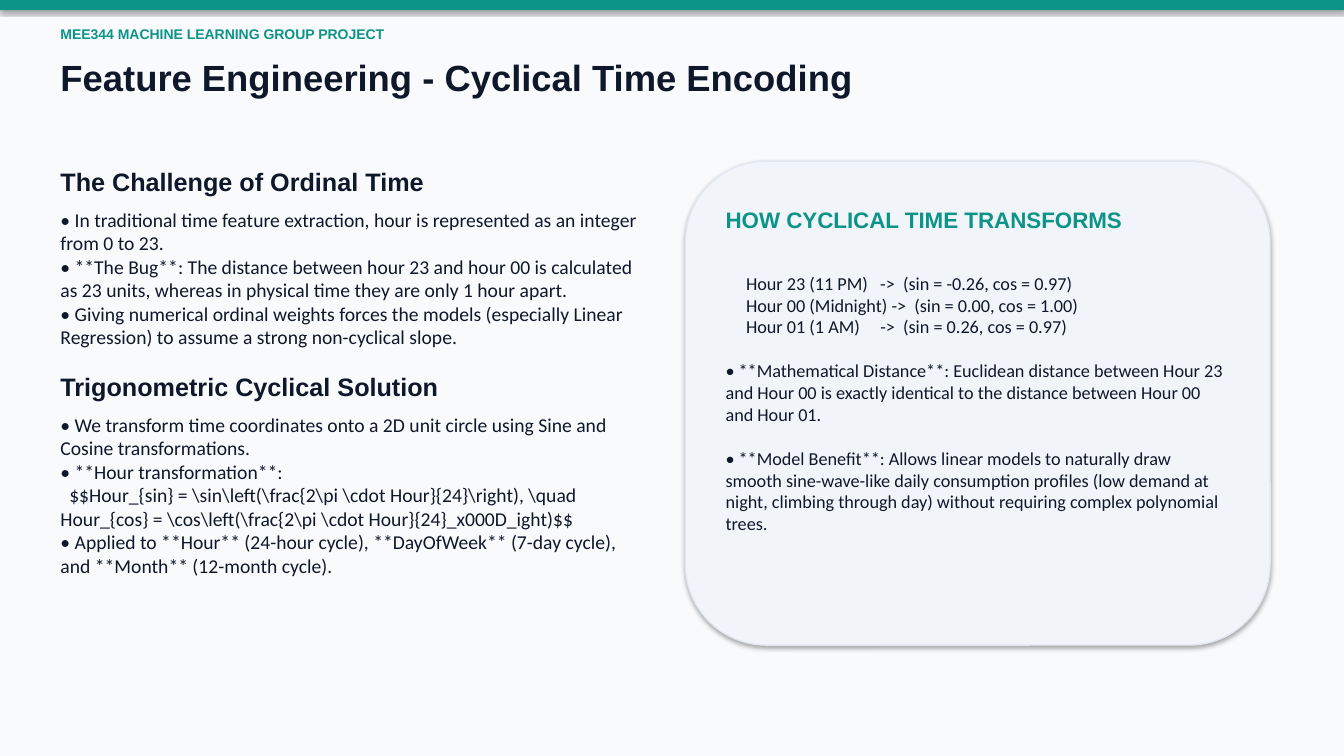
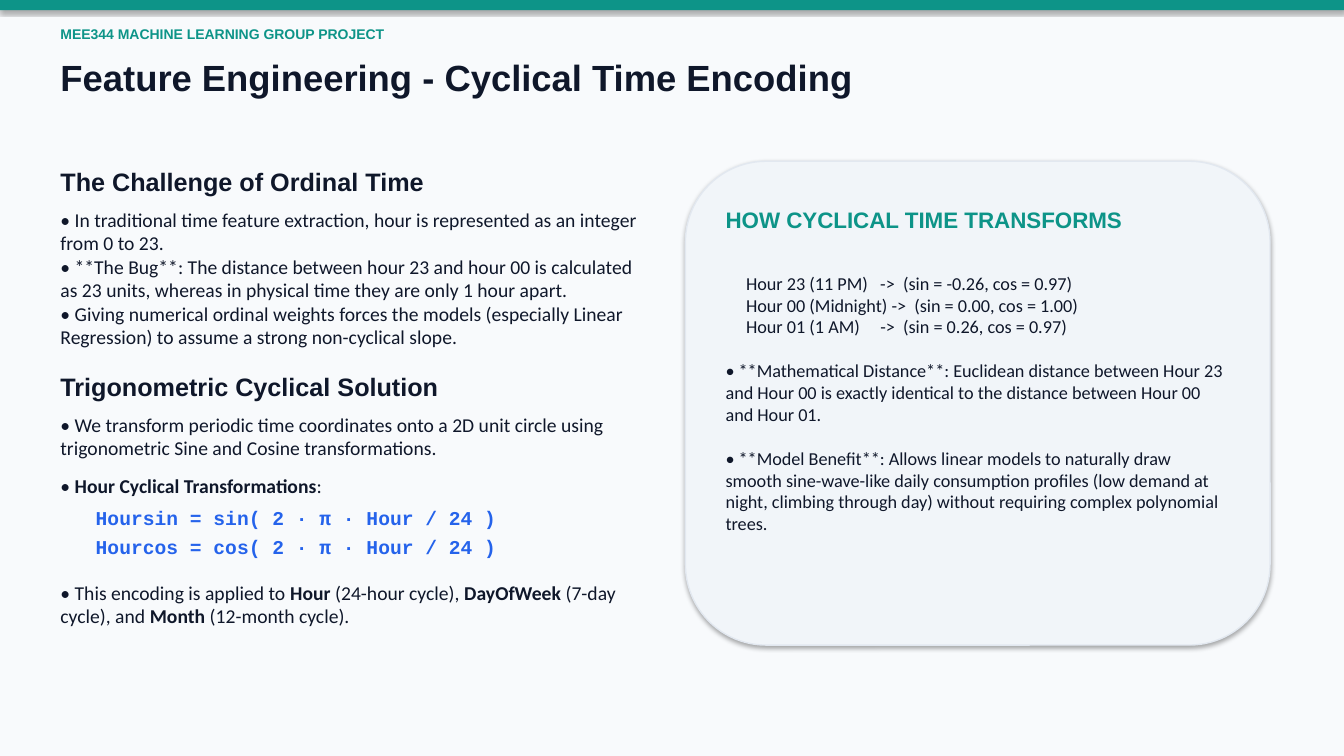
Before and after one commit to kemallatak/MEE344-Machine-Learning, a slide deck: slide 8 of MEE344_Machine_Learning_Presentation.pptx. Drawn at 1344x756 pixels with LibreOffice and Linux fonts; fonts in the diff are those of the drawing. Boxes give left, top, right and bottom in pixels: in the first picture for what was removed or moved away, otherwise in the second. Text is boxed around its words. In the diff, an @@ line names an element or a change of style, - is before the commit and + after.

```diff
--- a/MEE344_Machine_Learning_Presentation.pptx
+++ b/MEE344_Machine_Learning_Presentation.pptx
@@ text at (60,418,616,626): text changed @@
-• We transform time coordinates onto a 2D unit circle using Sine and Cosine transformations.
-• **Hour transformation**:
-$$Hour_{sin} = \sin\left(\frac{2\pi \cdot Hour}{24}\right), \quad Hour_{cos} = \cos\left(\frac{2\pi \cdot Hour}{24}_x000D_ight)$$
-• Applied to **Hour** (24-hour cycle), **DayOfWeek** (7-day cycle), and **Month** (12-month cycle).
+• We transform periodic time coordinates onto a 2D unit circle using trigonometric Sine and Cosine transformations.
+• Hour Cyclical Transformations:
+Hoursin = sin( 2 · π · Hour / 24 )
+Hourcos = cos( 2 · π · Hour / 24 )
+• This encoding is applied to Hour (24-hour cycle), DayOfWeek (7-day cycle), and Month (12-month cycle).
```
Also in this commit, not shown: 7 other slides changed, 7 other files.
